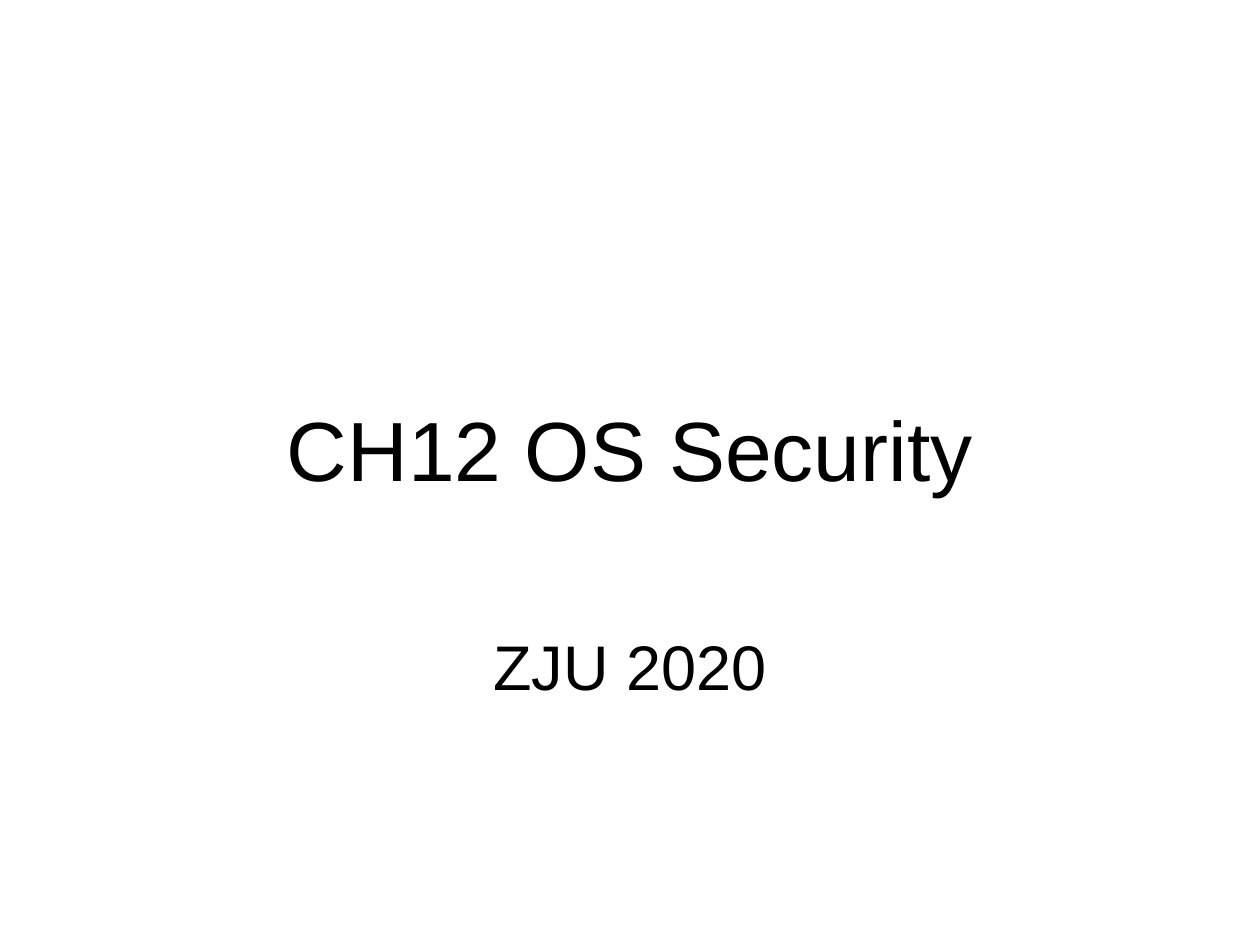
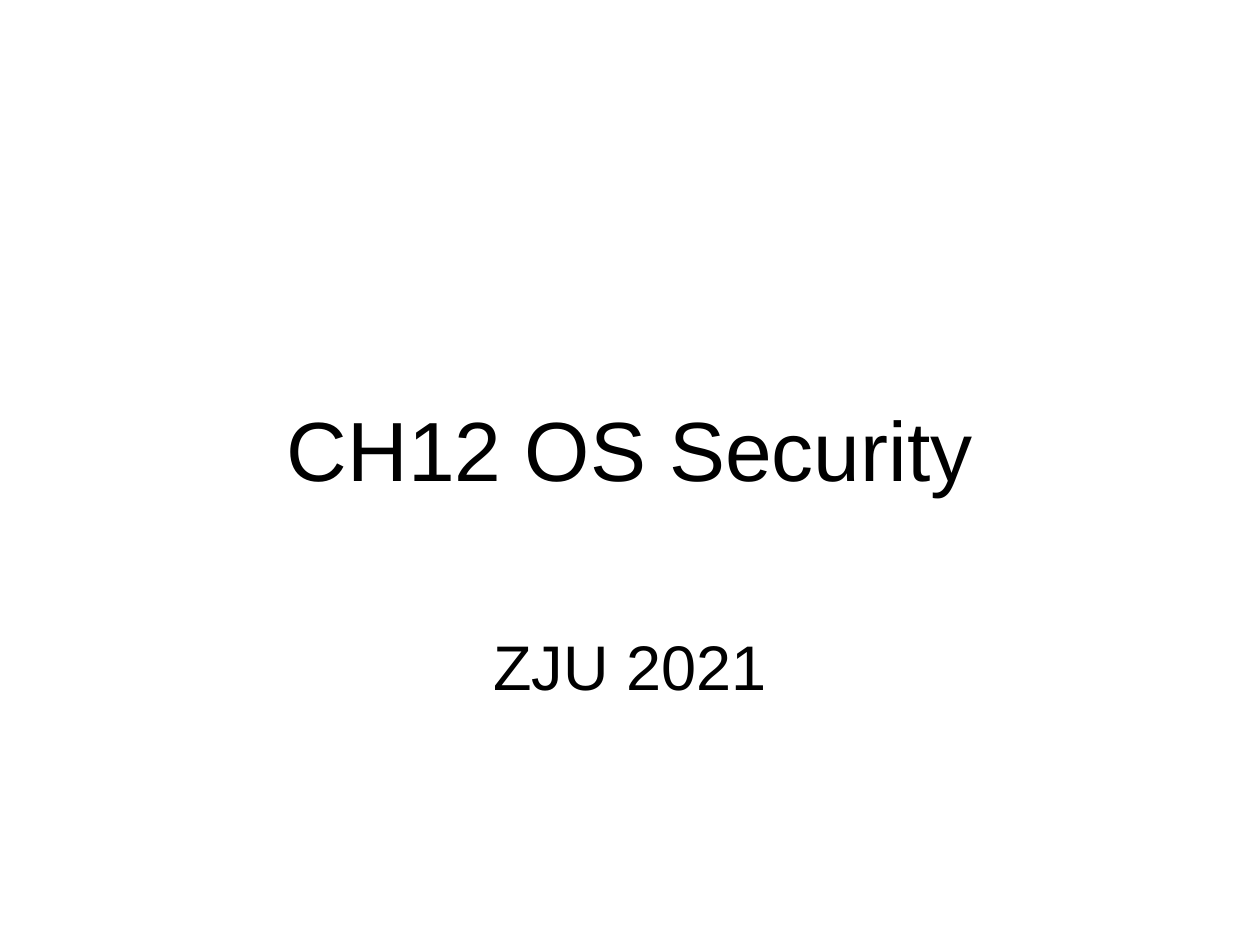
Before and after one commit to gulaoshi/gu.github.io, a slide deck: slide 1 of InfoSec/PPTs/L12-CH12-OS Security.pptx. Drawn at 1260x945 pixels with LibreOffice and Linux fonts; fonts in the diff are those of the drawing. Boxes give left, top, right and bottom in pixels: in the first picture for what was removed or moved away, otherwise in the second. Text is boxed around its words. In the diff, an @@ line names an element or a change of style, - is before the commit and + after.

```diff
--- a/InfoSec/PPTs/L12-CH12-OS Security.pptx
+++ b/InfoSec/PPTs/L12-CH12-OS Security.pptx
@@ subtitle at [493, 646, 766, 691]: text changed @@
-ZJU 2020
+ZJU 2021
```
Also in this commit, not shown: 32 other files.
